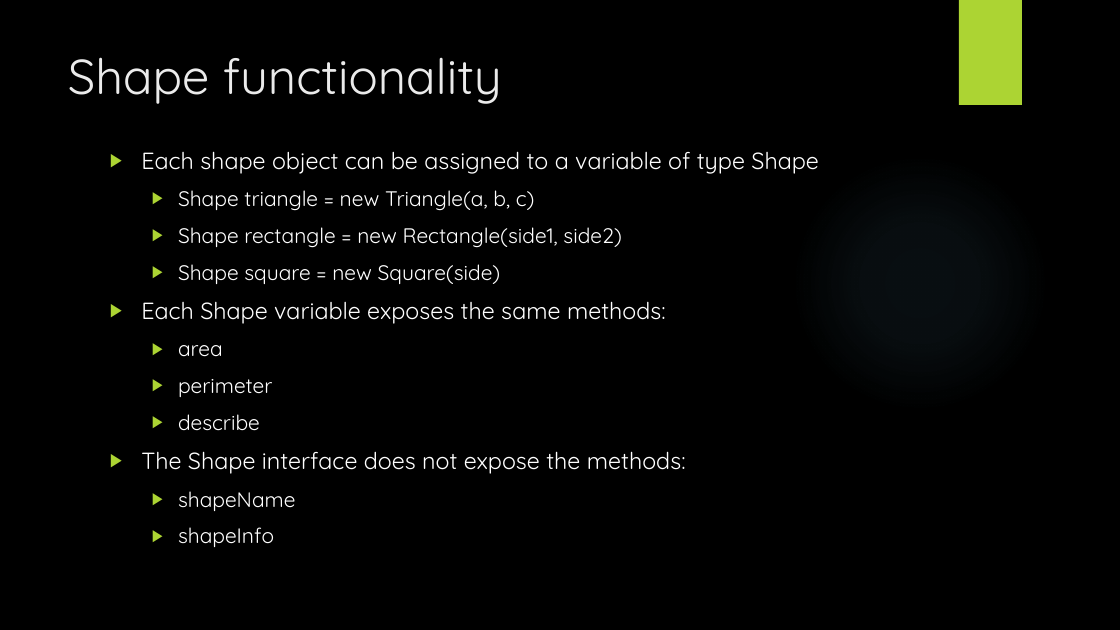
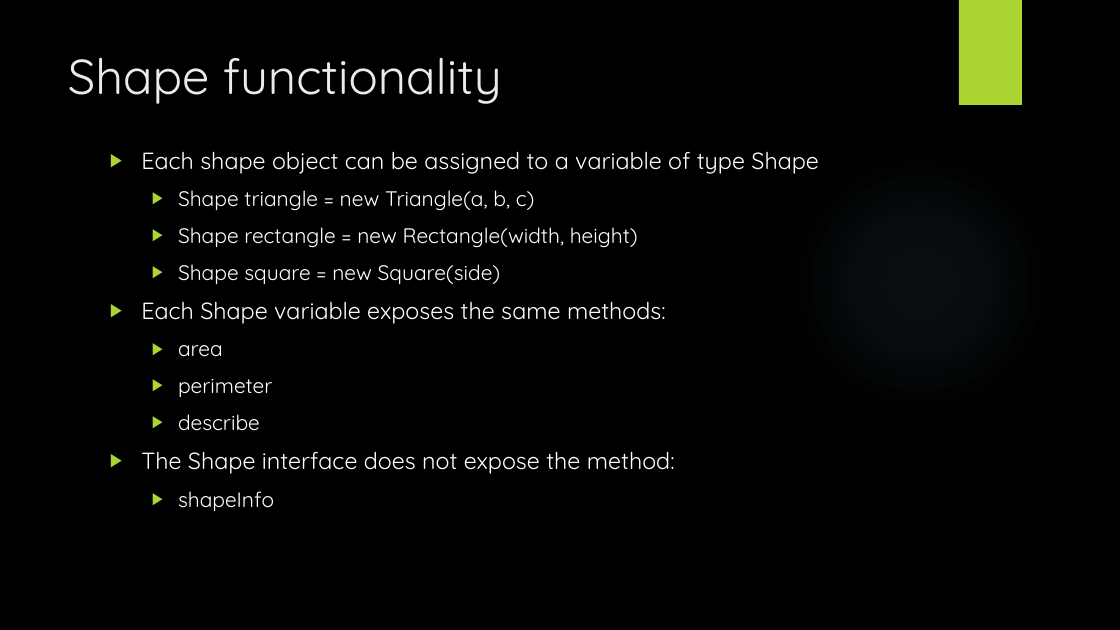
Before and after one commit to DrOldGuy/object-oriented-programming, a slide deck: slide 9 of The Shape of OOP.pptx. Drawn at 1120x630 pixels with LibreOffice and Linux fonts; fonts in the diff are those of the drawing; background and template pictures are left out. Boxes give left, top, right and bottom in pixels: in the first picture for what was removed or moved away, otherwise in the second. Text is boxed around its words. In the diff, an @@ line names an element or a change of style, - is before the commit and + after.

Commit message:
Refactored shapeInfo method

```diff
--- a/The Shape of OOP.pptx
+++ b/The Shape of OOP.pptx
@@ text at (178,227,638,248): text changed @@
-  ▶ Shape rectangle = new Rectangle(side1, side2)
+  ▶ Shape rectangle = new Rectangle(width, height)
@@ text at (141,451,675,474): text changed @@
-▶ The Shape interface does not expose the methods:
-  ▶ shapeName
+▶ The Shape interface does not expose the method:
```
Also in this commit, not shown: 5 other slides changed, 6 other files.
